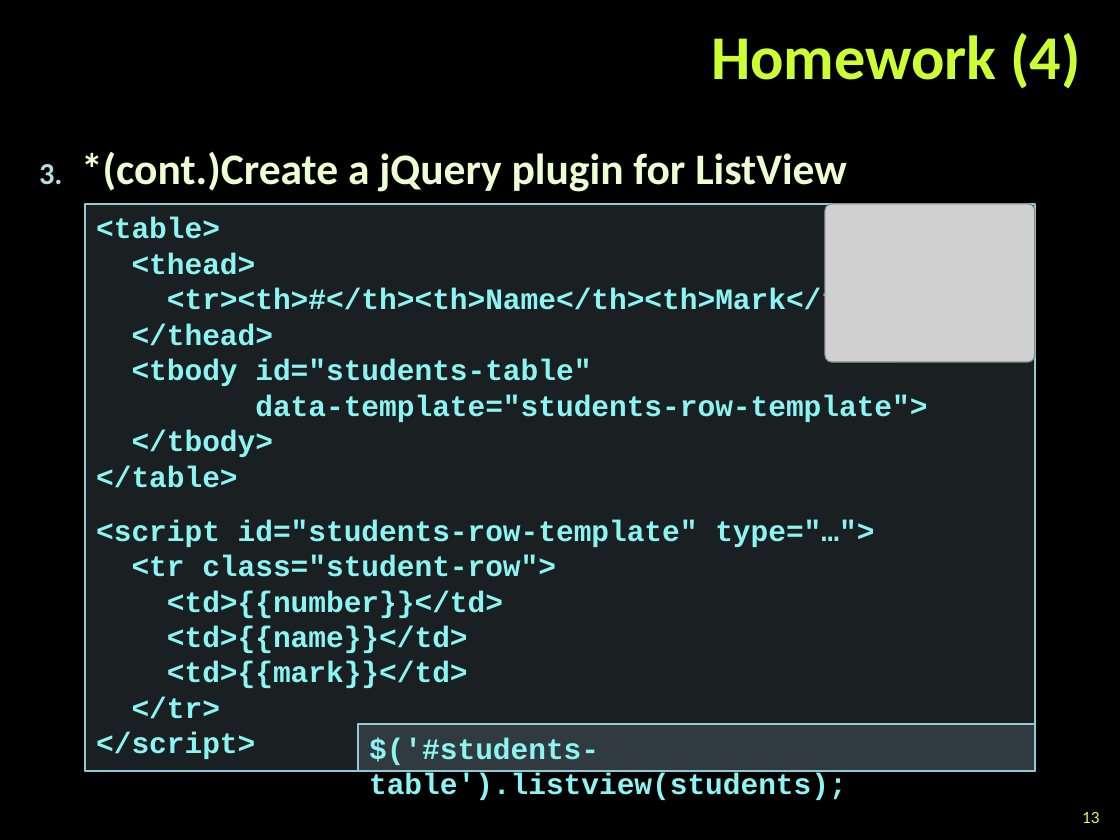
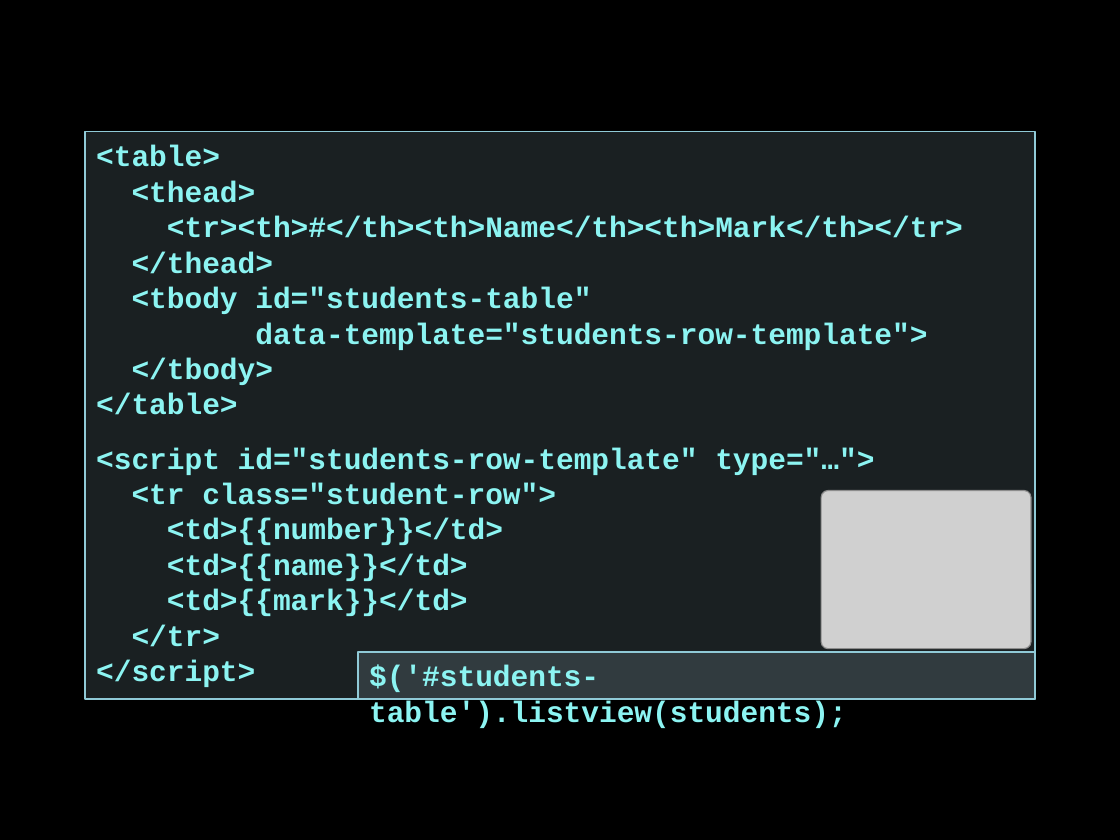
Before and after one commit to Termininja/TelerikAcademy, a slide deck: slide 4 of JavaScript/JS UI & DOM/11. HTML Templates/HTML Templates.pptx (slide 13 before the commit). Drawn at 1120x840 pixels with LibreOffice and Linux fonts; fonts in the diff are those of the drawing; grey boxes stand for pictures; background and template pictures are left out. Boxes give left, top, right and bottom in pixels: in the first picture for what was removed or moved away, otherwise in the second. Text is boxed around its words. In the diff, an @@ line names an element or a change of style, - is before the commit and + after.

```diff
--- a/JavaScript/JS UI & DOM/11. HTML Templates/HTML Templates.pptx
+++ b/JavaScript/JS UI & DOM/11. HTML Templates/HTML Templates.pptx
@@ title removed at (711, 33, 1081, 89) @@
-Homework (4)
@@ rectangle "<table>": place and size @@
-rectangle "<table>" at (85, 204, 1035, 772)
+rectangle "<table>" at (85, 132, 1035, 700)
@@ text removed at (81, 152, 847, 192) @@
-3. *(cont.)Create a jQuery plugin for ListView
@@ picture: place and size @@
-picture at (825, 204, 1035, 362)
+picture at (821, 491, 1030, 648)
@@ rectangle "$('#students-table').listview(students);": place and size @@
-rectangle "$('#students-table').listview(students);" at (358, 725, 1035, 772)
+rectangle "$('#students-table').listview(students);" at (358, 652, 1035, 699)
@@ page number removed at (1082, 812, 1099, 823) @@
-13
```
Also in this commit, not shown: 4 other slides changed, 9 slides removed, 11 other files.
